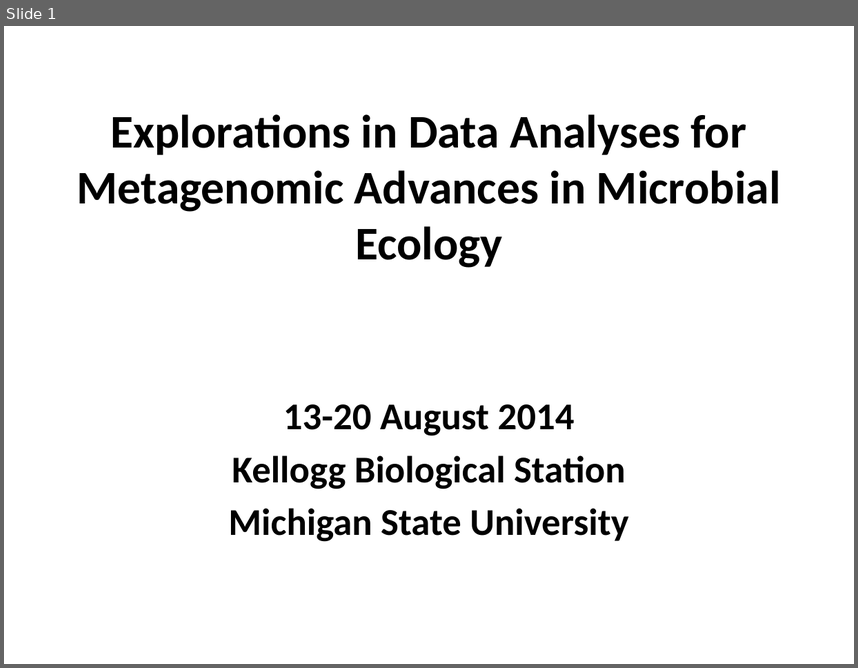
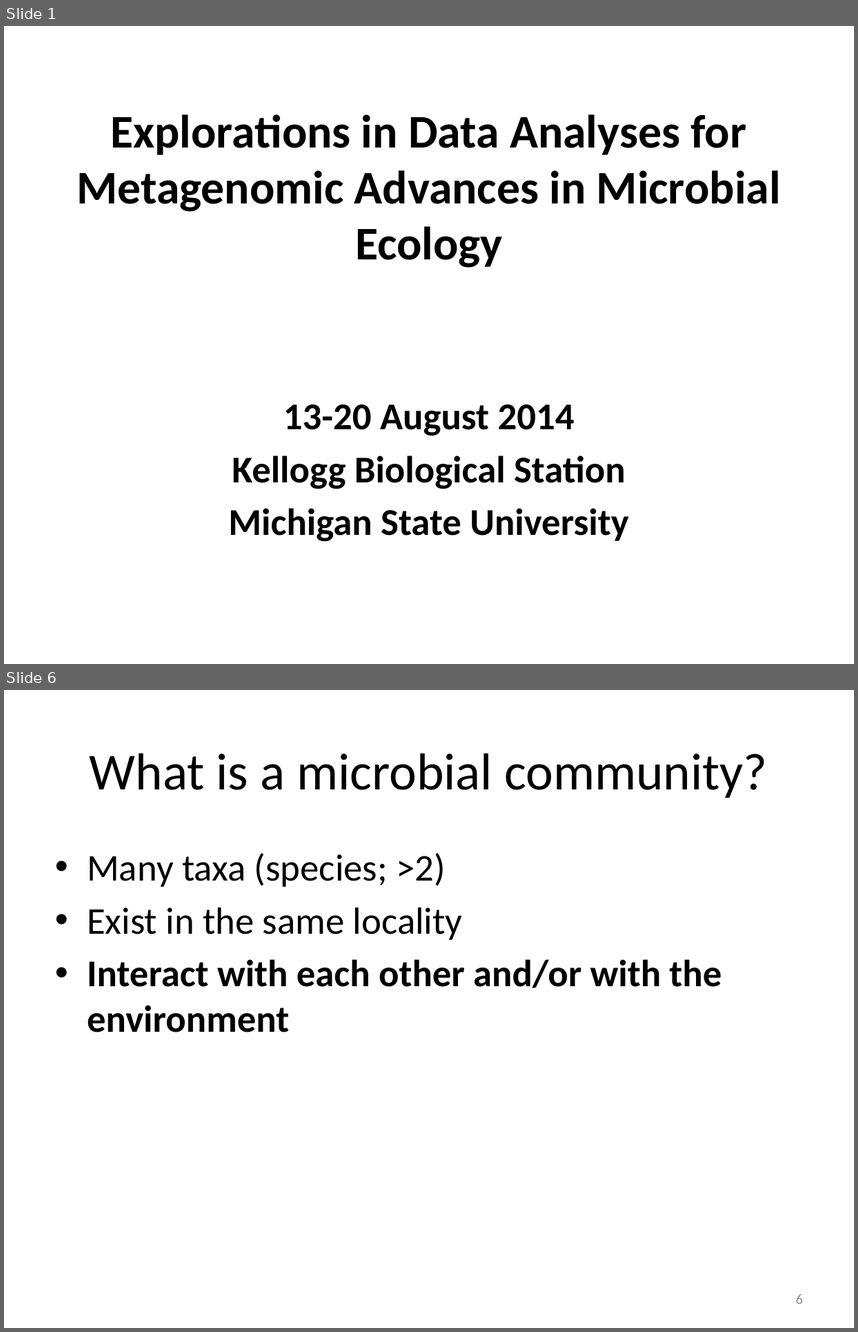
Before and after one commit to edamame-course/docs, a slide deck: extra/Presentations/2014-08-13-PM_Ashley_Lecture1.pptx. Shown one above the other, each under a label of ours: slide 1 before the commit, slides 1 and 6 after it; the slides between them are not shown. The pictures are 858x668 and 858x1332 pixels, drawn with LibreOffice and Linux fonts; fonts in the diff are those of the drawing; background and template pictures are left out. Boxes give left, top, right and bottom in pixels: in the first picture for what was removed or moved away, otherwise in the second. Text is boxed around its words. In the diff, an @@ line names an element or a change of style, - is before the commit and + after.

```diff
--- a/extra/Presentations/2014-08-13-PM_Ashley_Lecture1.pptx
+++ b/extra/Presentations/2014-08-13-PM_Ashley_Lecture1.pptx
@@ slide 6 added at (4, 690, 854, 1328), background #FFFFFF @@
@@ title added at (90, 753, 767, 798), 44 pt, text #000000 @@
+What is a microbial community?
@@ text added at (87, 853, 722, 1032), 32 pt, text #000000, bold @@
+• Many taxa (species; >2)
+• Exist in the same locality
+• Interact with each other and/or with the environment
@@ page number added at (796, 1294, 803, 1303), 12 pt, text #8C8C8C @@
+6
```
Also in this commit, not shown: 10 other slides added, 1 other file.
